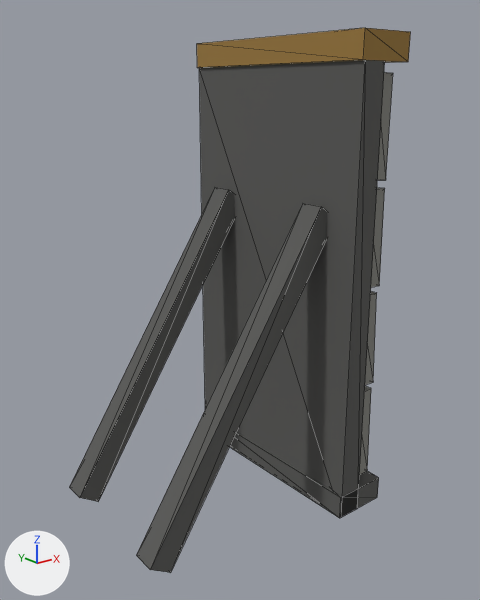
Two versions of the glTF model game/public/models/arm_ceramic_tile.glb, one commit apart.
Camera for both pictures: a camera (50 mm lens) standing at (-0.711, -1.042, 0.849) and looking at (0.089, -0.042, 0.449). Every picture has the same lights, and +X, +Y and +Z are marked at lower left. The older version comes first. Mesh edges are drawn as thin lines. Vertices at exactly the same position are counted once.

Objects in the first picture: 'arm_ceramic_tile'.
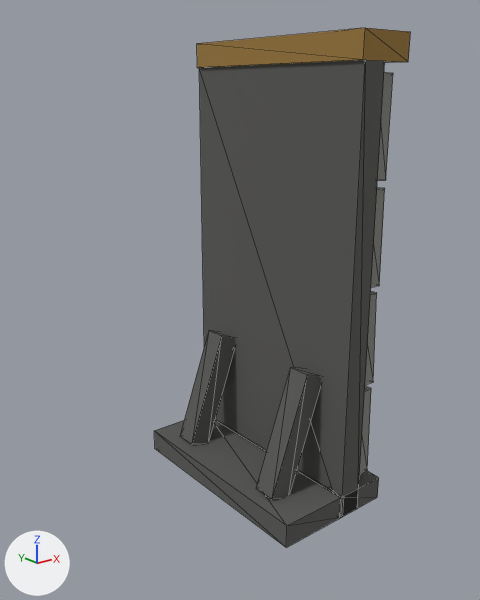
The change, as a diff of the scene's bpy script:
```diff
--- a/game/public/models/arm_ceramic_tile.glb.py
+++ b/game/public/models/arm_ceramic_tile.glb.py
@@ me_cube @@
 # used by ob_arm_ceramic_tile; location = (0.0, 0.0, 0.0)
-me_cube.from_pydata(...)  # 104 vertices, 156 faces; spans x -0.216..0.315, y -0.242..0.242, z 0.0..0.95
+me_cube.from_pydata(...)  # 112 vertices, 168 faces; spans x 0.045..0.315, y -0.242..0.242, z 0.0..0.95
+# me_cube part 1: a new loose piece, a box spanning x 0.045..0.205, y -0.242..0.242, z 0.0..0.05, in mat_metal (dark grey #5a5a58)
+# me_cube part 2
+# 16 vertices are removed from x -0.216..0.226, y -0.167..0.167, z 0.006..0.644
+# 24 faces are deleted
+# me_cube part 3
+# 8 vertices are added at x 0.071..0.119, y -0.167..0.167, z 0.042..0.058
+# 8 new vertices lie (0.09, 0.0, 0.25) away from vertices in x 0.071..0.119, y -0.167..0.167, z 0.042..0.058
+# 24 new faces join them, mat_metal (dark grey #5a5a58)
 me_cube.materials.append(mat_metal)
```

Pixel boxes [x1, y1, x2, y2] of what changed, in the pictures (480 x 600 px):
'arm_ceramic_tile', reshaped (25% narrower): before [69, 28, 411, 573]; after [154, 28, 411, 548]
part 1 of me_cube, added: after [154, 419, 344, 548]
part 2 of me_cube, deleted: before [69, 188, 327, 573]
part 3 of me_cube, added: after [180, 330, 321, 499]
